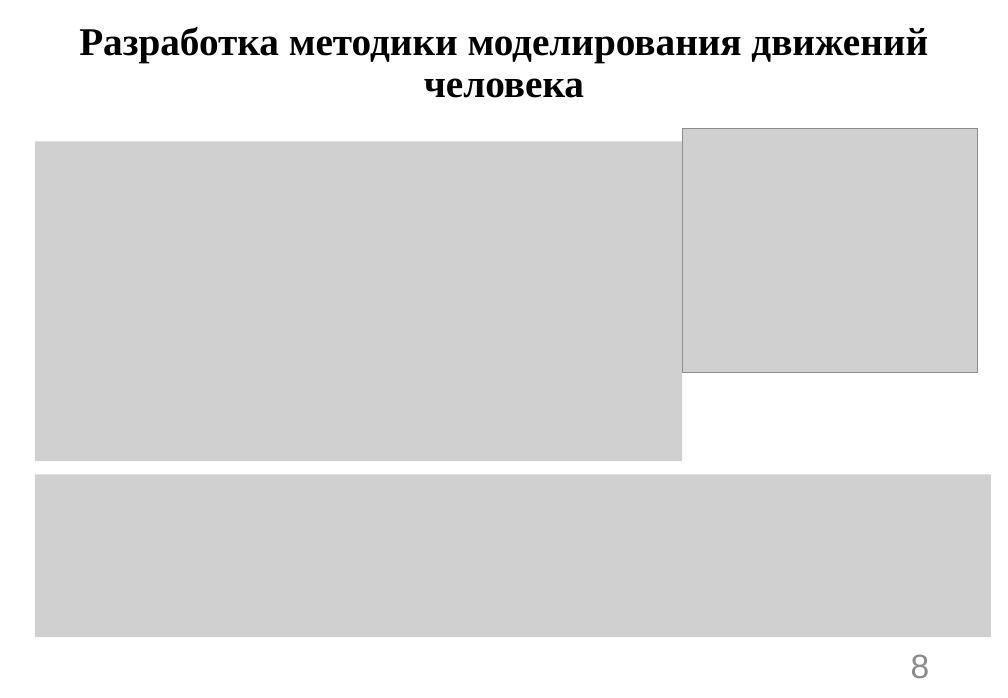
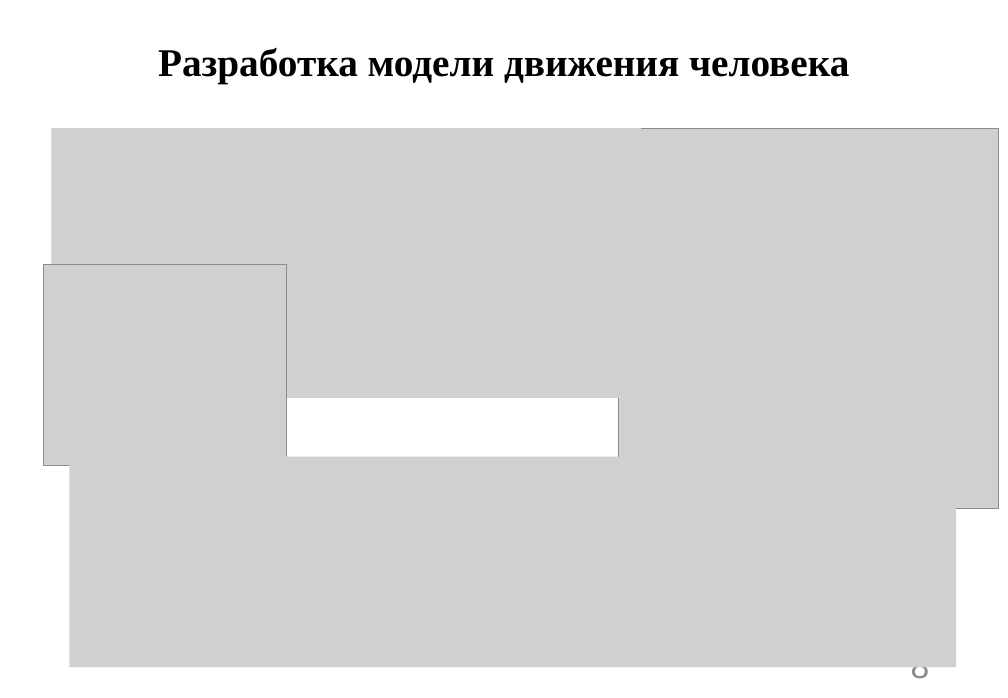
Before and after one commit to n7arti/MIET.Magistratura, a slide deck: slide 8 of Диссертация/Смотр 2 курс 2 семестр/Артамонова_презентация.pptx. Drawn at 1008x698 pixels with LibreOffice and Linux fonts; fonts in the diff are those of the drawing; grey boxes stand for pictures. Boxes give left, top, right and bottom in pixels: in the first picture for what was removed or moved away, otherwise in the second. Text is boxed around its words. In the diff, an @@ line names an element or a change of style, - is before the commit and + after.

```diff
--- a/Диссертация/Смотр 2 курс 2 семестр/Артамонова_презентация.pptx
+++ b/Диссертация/Смотр 2 курс 2 семестр/Артамонова_презентация.pptx
@@ title at (158,48,849,84): text changed @@
-Разработка методики моделирования движений человека
+Разработка модели движения человека
@@ picture: place and size @@
-picture at (35,141,683,462)
+picture at (51,128,641,398)
@@ picture added at (619,128,1000,509) @@
@@ picture: place and size @@
-picture at (682,128,977,372)
+picture at (44,264,287,465)
@@ picture: place and size @@
-picture at (35,475,991,638)
+picture at (69,457,956,667)
```
Also in this commit, not shown: 2 other slides changed, 2 other files.
